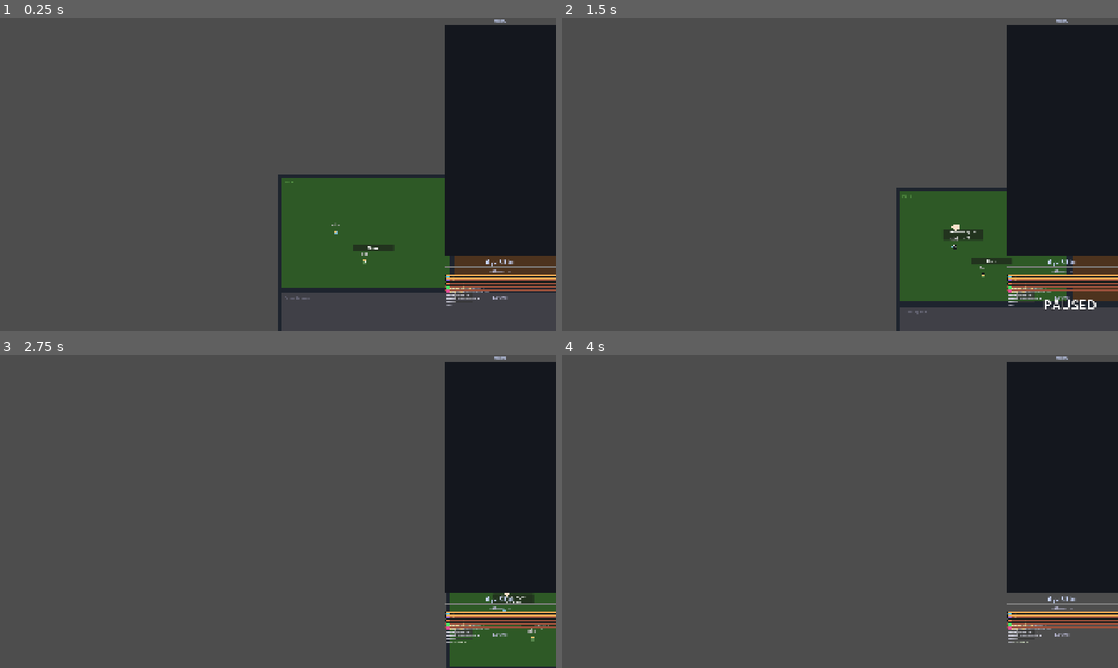
Above: before the commit, frames 1-4 (two rows, left to right).
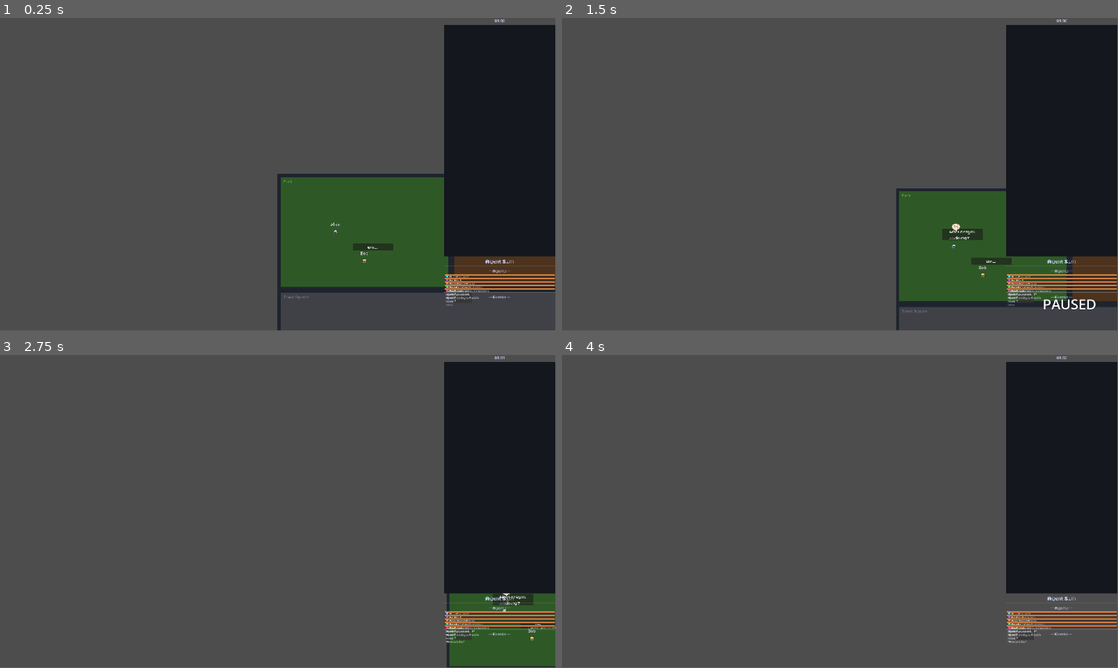
Above: after the commit, the same moments.

Repository: Erik-Huang/godot-agent-sim
Game: Godot game, scene res://main.tscn
Two runs of this game, one before a commit and one after it. Both use one fixed random seed, a clock stepped at 60 frames per second and the inputs below.
Inputs (mouse positions are in pixels of both pictures, inside the frame that each line leads up to):
- Up to frame 1 (0.25 s): no input
- Up to frame 2 (1.5 s): tap Enter (ui_accept) at 0.5, 0.77, 1.25 s; move the mouse to (962, 158) at 0.52 s; click (962, 158) at 0.67 s; drag from (728, 190) to (895, 233) at 1.27 s
- Up to frame 3 (2.75 s): tap Enter (ui_accept) at 2 s; move the mouse to (333, 442) at 2.02 s; click (333, 442) at 2.17 s
- Up to frame 4 (4 s): tap Enter (ui_accept) at 2.75, 3.5, 3.77 s; drag from (812, 574) to (1095, 639) at 2.77 s; move the mouse to (1006, 558) at 3.52 s; click (1006, 558) at 3.67 s
In our replay, the window is 800x450 before the commit and 799x449 after it. These sizes can differ from the game's own. Grey fills any space a smaller window leaves; there, only what the larger window draws over its background counts as a difference.

The runs differ from the first frame. In frame 1, 2.0% of the frame differs, in the area x 49-100%, y 0-100%; in frame 2, 2.0%; in frame 3, 1.7%; in frame 4, 1.5%.

Commit message:
fix(display): remove canvas_items stretch, use Camera2D for zoom instead

Diff:
--- a/project.godot
+++ b/project.godot
@@ -29,13 +29,8 @@
 
 window/size/viewport_width=1920
 window/size/viewport_height=1080
-window/stretch/mode="canvas_items"
-window/stretch/aspect="expand"
 
 [rendering]
 
 textures/canvas_textures/default_texture_filter=0
 renderer/rendering_method="gl_compatibility"
-
-window/stretch/mode="canvas_items"
-window/stretch/aspect="expand"
